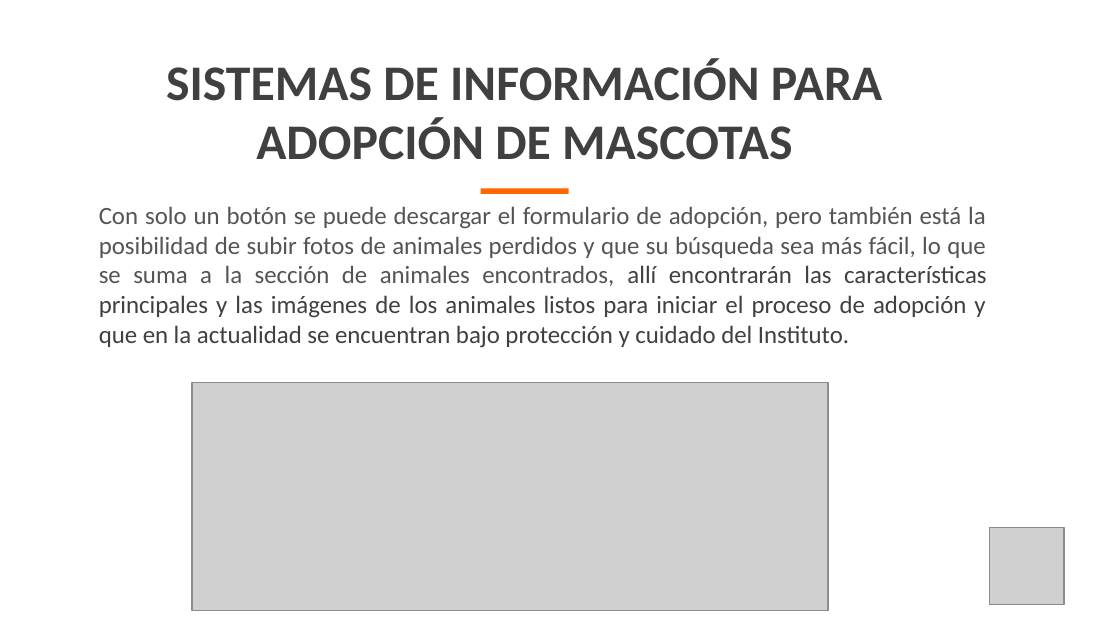
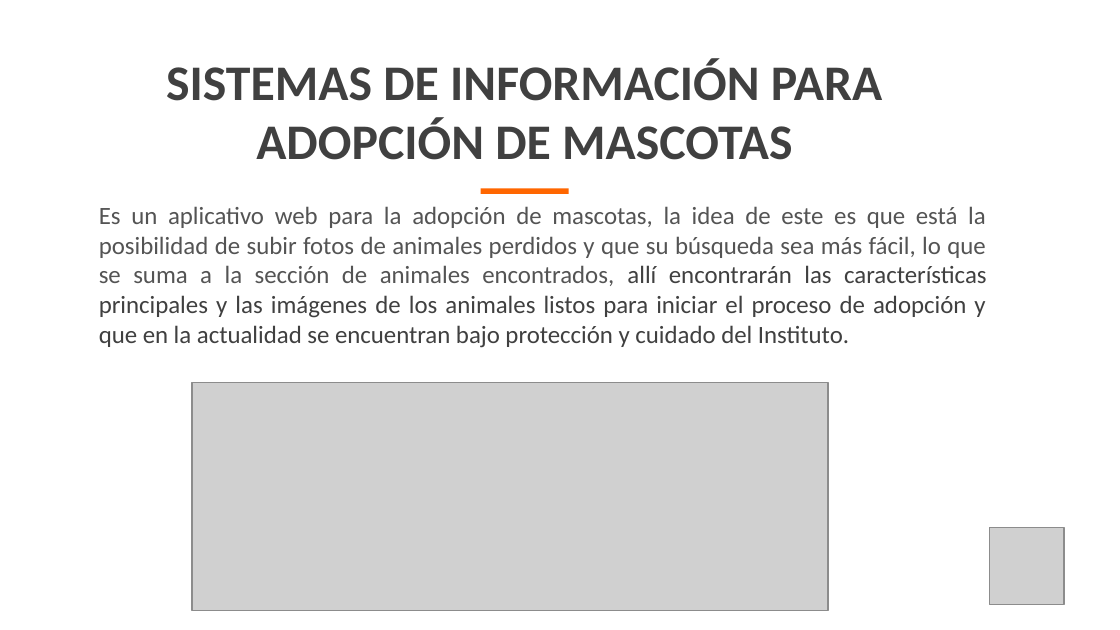
Before and after one commit to senaceet/proyecto-aplicativo-webanimal, a slide deck: slide 3 of 01-Analisis/01-Componente metodologico/WEBANIMAL.pptx. Drawn at 1120x630 pixels with LibreOffice and Linux fonts; fonts in the diff are those of the drawing; grey boxes stand for pictures; background and template pictures are left out. Boxes give left, top, right and bottom in pixels: in the first picture for what was removed or moved away, otherwise in the second. Text is boxed around its words. In the diff, an @@ line names an element or a change of style, - is before the commit and + after.

```diff
--- a/01-Analisis/01-Componente metodologico/WEBANIMAL.pptx
+++ b/01-Analisis/01-Componente metodologico/WEBANIMAL.pptx
@@ text at [99,206,986,348]: text changed @@
-Con solo un botón se puede descargar el formulario de adopción, pero también está la posibilidad de subir fotos de animales perdidos y que su búsqueda sea más fácil, lo que se suma a la sección de animales encontrados, allí encontrarán las características principales y las imágenes de los animales listos para iniciar el proceso de adopción y que en la actualidad se encuentran bajo protección y cuidado del Instituto.
+Es un aplicativo web para la adopción de mascotas, la idea de este es que está la posibilidad de subir fotos de animales perdidos y que su búsqueda sea más fácil, lo que se suma a la sección de animales encontrados, allí encontrarán las características principales y las imágenes de los animales listos para iniciar el proceso de adopción y que en la actualidad se encuentran bajo protección y cuidado del Instituto.
```
Also in this commit, not shown: 1 other slide changed, 1 other file.
